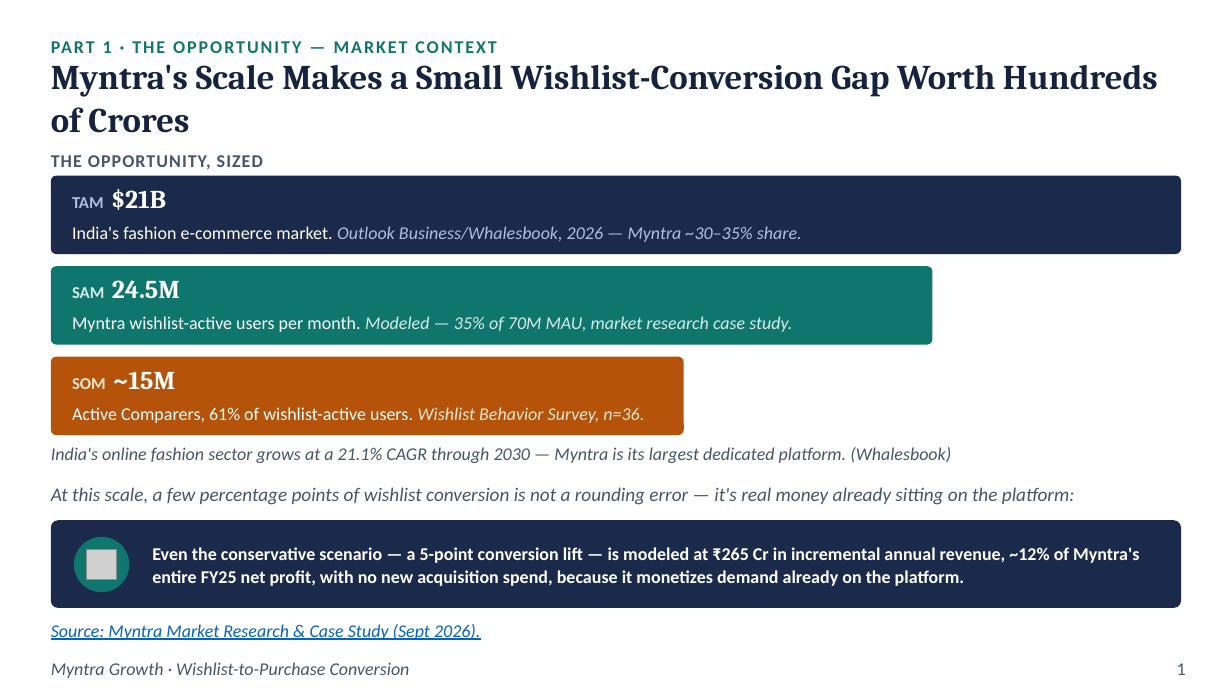
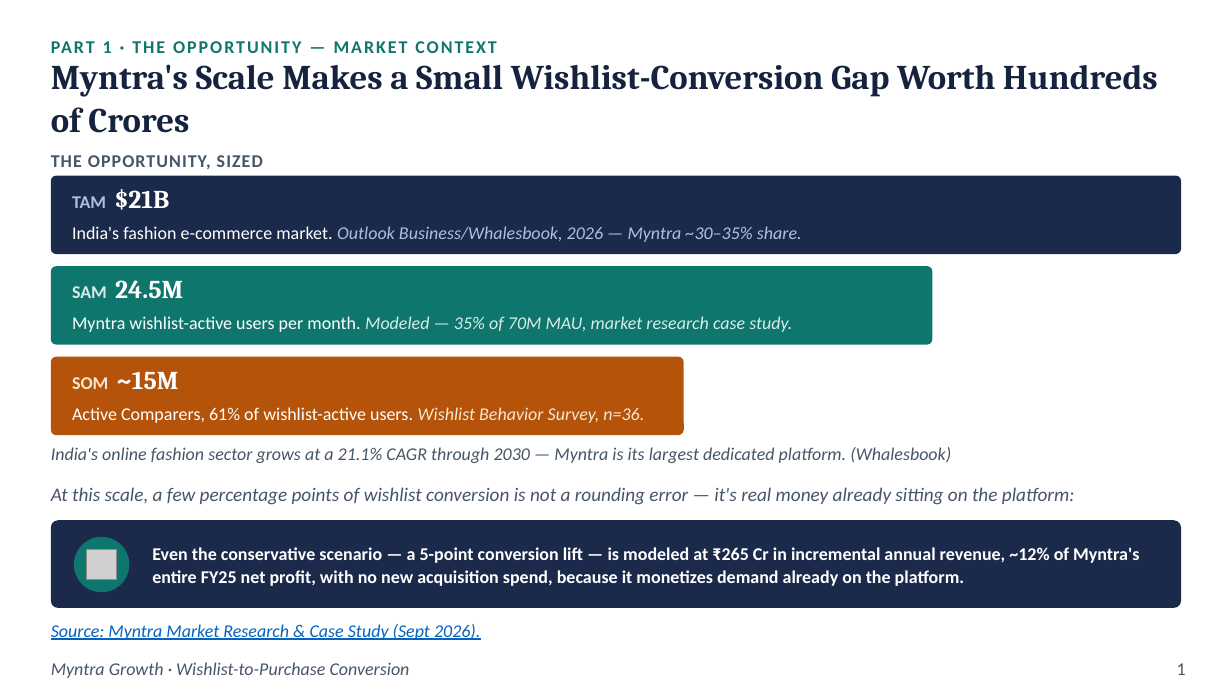
Before and after one commit to satheesanaswinPM/grad-pro-3---myntra, a slide deck: slide 1 of reports/final_deck.pptx. Drawn at 1232x693 pixels with LibreOffice and Linux fonts; fonts in the diff are those of the drawing; grey boxes stand for pictures. Boxes give left, top, right and bottom in pixels: in the first picture for what was removed or moved away, otherwise in the second. Text is boxed around its words. In the diff, an @@ line names an element or a change of style, - is before the commit and + after.

```diff
--- a/reports/final_deck.pptx
+++ b/reports/final_deck.pptx
@@ text "TAM $21B" at box(72, 189, 169, 210): size 13 to 14 pt in "TAM" @@
@@ text "SAM 24.5M" at box(72, 280, 183, 299): size 13 to 14 pt in "SAM" @@
@@ text "SOM ~15M" at box(72, 371, 179, 390): size 13 to 14 pt in "SOM" @@
```
Also in this commit, not shown: 2 other slides changed.
